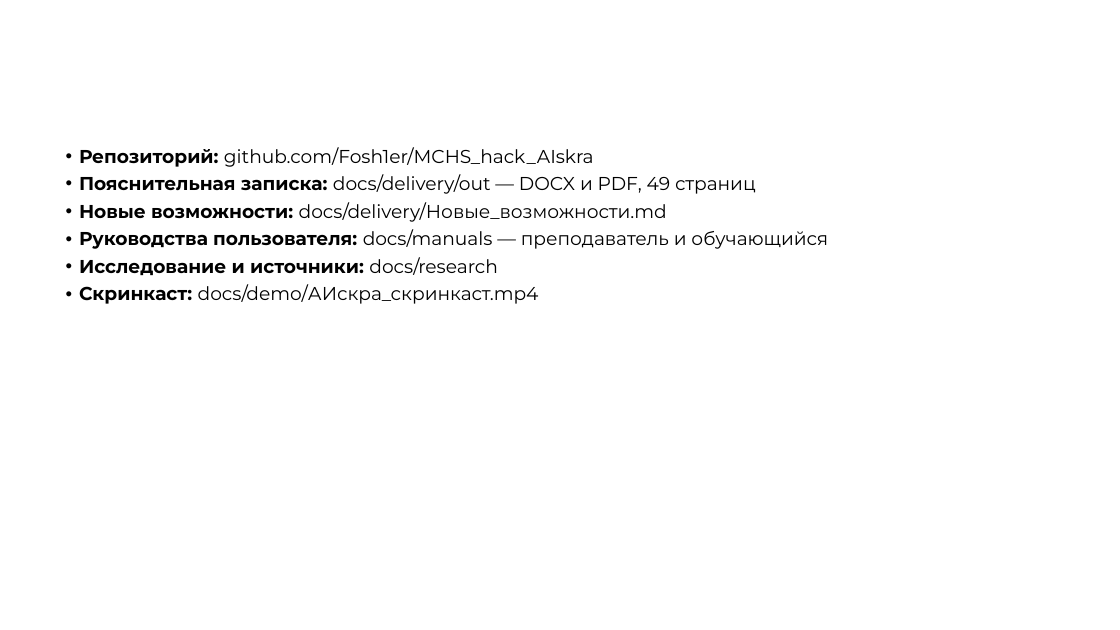
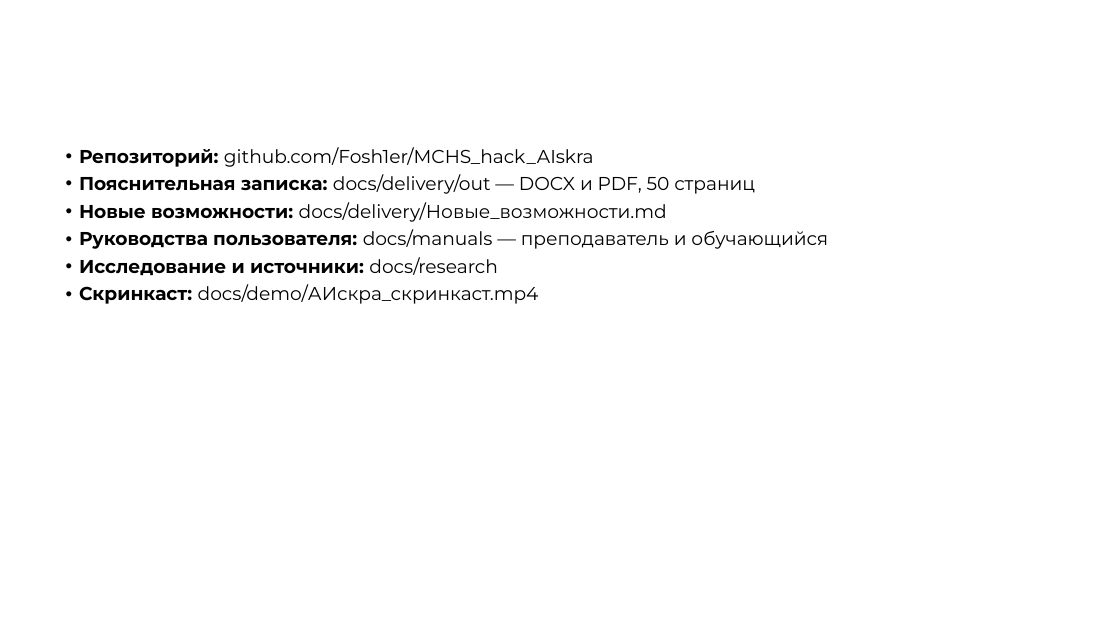
Before and after one commit to Fosh1er/MCHS_hack_AIskra, a slide deck: slide 18 of docs/presentation/АИскра_презентация_ЛЦТ2026.pptx. Drawn at 1120x630 pixels with LibreOffice and Linux fonts; fonts in the diff are those of the drawing; background and template pictures are left out. Boxes give left, top, right and bottom in pixels: in the first picture for what was removed or moved away, otherwise in the second. Text is boxed around its words. In the diff, an @@ line names an element or a change of style, - is before the commit and + after.

```diff
--- a/docs/presentation/АИскра_презентация_ЛЦТ2026.pptx
+++ b/docs/presentation/АИскра_презентация_ЛЦТ2026.pptx
@@ text at (x1=79, y1=174, x2=755, y2=194): text changed @@
-• Пояснительная записка: docs/delivery/out — DOCX и PDF, 49 страниц
+• Пояснительная записка: docs/delivery/out — DOCX и PDF, 50 страниц
```
Also in this commit, not shown: 1 other file.
